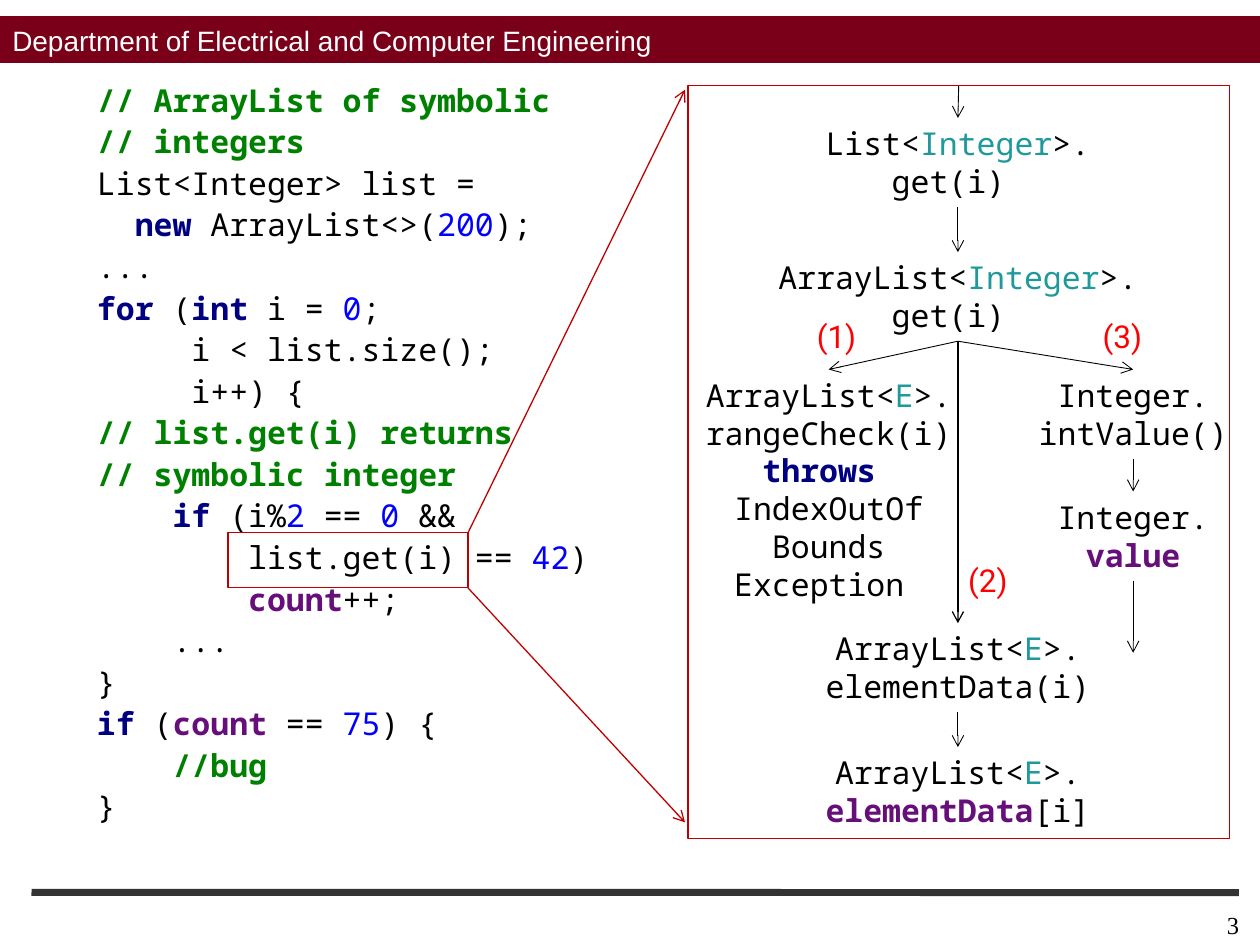
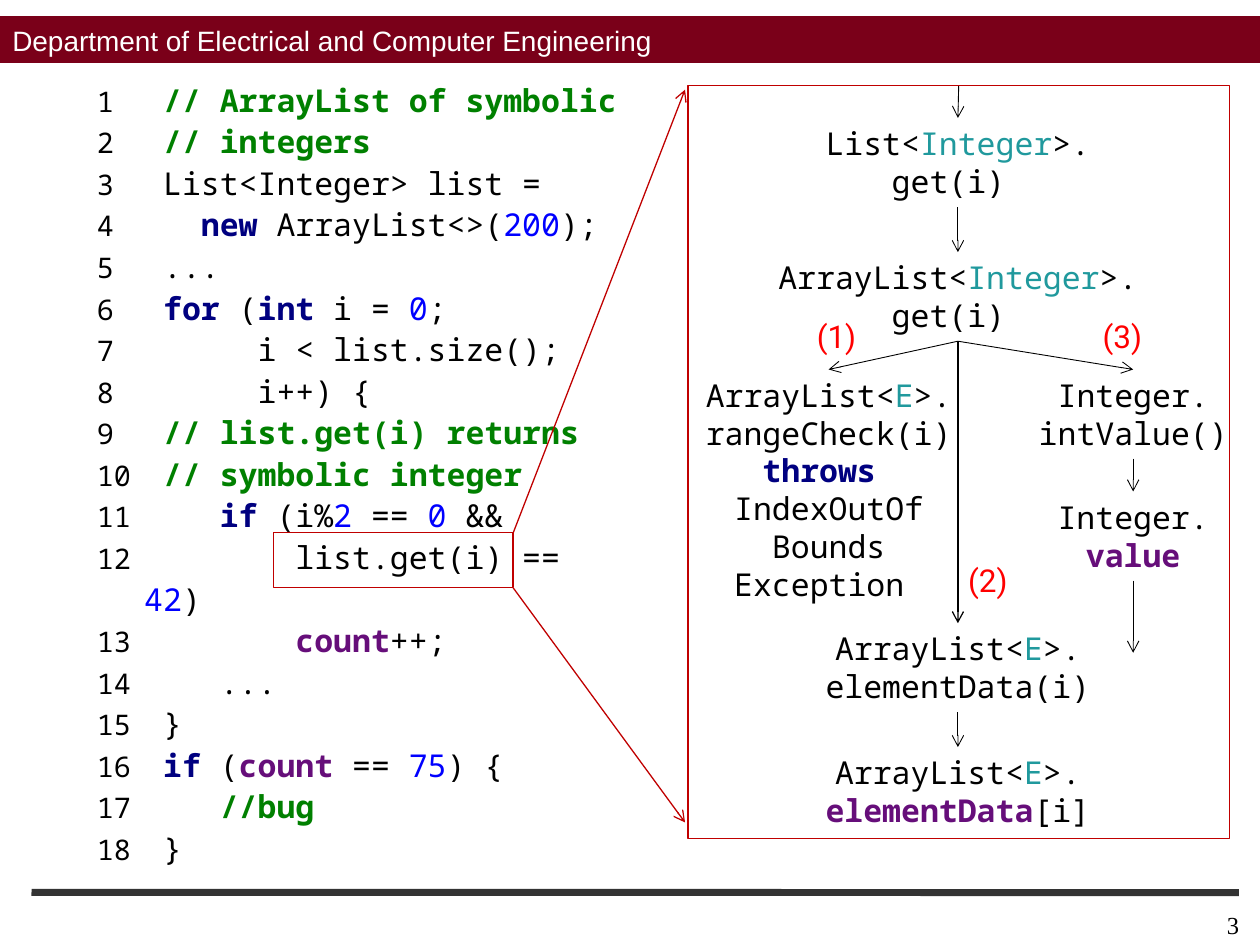
Before and after one commit to sohah/ISSTA-Veritesting, a slide deck: slide 3 of figures/Figures.pptx. Drawn at 1260x945 pixels with LibreOffice and Linux fonts; fonts in the diff are those of the drawing; background and template pictures are left out. Boxes give left, top, right and bottom in pixels: in the first picture for what was removed or moved away, otherwise in the second. Text is boxed around its words. In the diff, an @@ line names an element or a change of style, - is before the commit and + after.

```diff
--- a/figures/Figures.pptx
+++ b/figures/Figures.pptx
@@ text at <box>163,87,617,453</box>: bullet none to 1 @@
@@ arrow moved from (467, 533) - (685, 89) to (513, 533) - (685, 89) @@
@@ text at <box>163,212,598,325</box>: text changed @@
-new ArrayList<>(200);
-...
-for (int i = 0;
+4 new ArrayList<>(200);
+5 ...
+6 for (int i = 0;
@@ text at <box>144,461,522,657</box>: text changed @@
-// symbolic integer
-if (i%2 == 0 &&
-list.get(i) == 42)
-count++;
-...
-}
-if (count == 75) {
-//bug
+10 // symbolic integer
+11 if (i%2 == 0 &&
+12 list.get(i) == 42)
+13 count++;
+14 ...
@@ rectangle: place and size @@
-rectangle at <box>228,533,467,588</box>
+rectangle at <box>273,533,513,588</box>
@@ arrow moved from (467, 588) - (685, 823) to (513, 588) - (685, 823) @@
@@ text at <box>163,752,466,826</box>: paragraphs added @@
+16 if (count == 75) {
+17 //bug
+18 }
```
Also in this commit, not shown: 1 other file.
